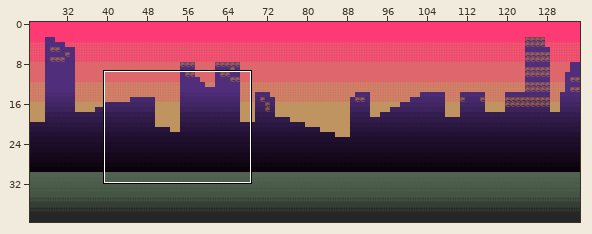
One commit to this Tiled map: android/assets/bg1.tmx. Above, an overview of the earlier version with the close-up marked.
Close-up. Before:
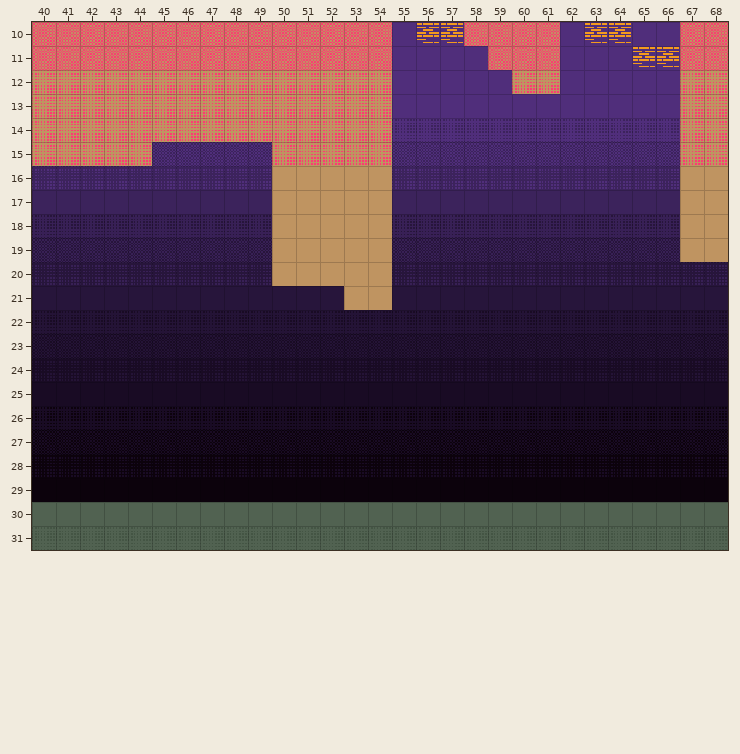
Cells are 16x16 px. Shown: x 40..68, y 10..31. The commit also changed other parts of the map, which this record leaves out.
After the commit:
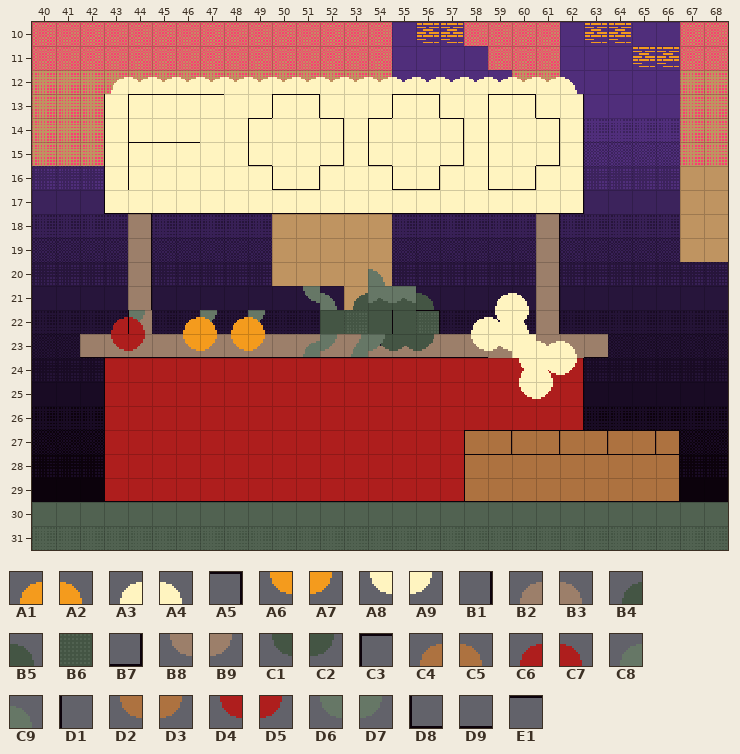
Key: from "background_placeholder": A1 4, A2 5, A3 6, A4 7, A5 17, A6 18, A7 19, A8 20, A9 21, B1 31, B2 34, B3 35, B4 38, B5 39, B6 44, B7 45, B8 48, B9 49, C1 52, C2 53, C3 59, C4 60, C5 61, C6 62, C7 63, C8 66, C9 67, D1 73, D2 74, D3 75, D4 76, D5 77, D6 80, D7 81, D8 87, D9 101, E1 115.
__ is an empty cell.
Tiles of an added or newly shown layer are drawn over the layers below it.
From old to new:
Changed rows in their new state; .. is an unchanged cell.
Layer "wall1" (added):
first column x 42:
12 .. .. A4 A4 A4 A4 A4 A4 A4 A4 A4 A4 A4 A4 A4 A4 A4 A4 A4 A4 A4 .. .. .. ..
13 .. A4 A4 A4 A4 A4 A4 A4 A4 A4 A4 A4 A4 A4 A4 A4 A4 A4 A4 A4 A4 .. .. .. ..
14 .. A4 A4 A4 A4 A4 A4 A4 A4 A4 A4 A4 A4 A4 A4 A4 A4 A4 A4 A4 A4 .. .. .. ..
15 .. A4 A4 A4 A4 A4 A4 A4 A4 A4 A4 A4 A4 A4 A4 A4 A4 A4 A4 A4 A4 .. .. .. ..
16 .. A4 A4 A4 A4 A4 A4 A4 A4 A4 A4 A4 A4 A4 A4 A4 A4 A4 A4 A4 A4 .. .. .. ..
17 .. A4 A4 A4 A4 A4 A4 A4 A4 A4 A4 A4 A4 A4 A4 A4 A4 A4 A4 A4 A4 .. .. .. ..
18 .. .. B3 .. .. .. .. .. .. .. .. .. .. .. .. .. .. .. .. B3 .. .. .. .. ..
19 .. .. B3 .. .. .. .. .. .. .. .. .. .. .. .. .. .. .. .. B3 .. .. .. .. ..
20 .. .. B3 .. .. .. .. .. .. .. .. .. C9 .. .. .. .. .. .. B3 .. .. .. .. ..
21 .. .. B3 .. .. .. .. .. .. .. .. .. B5 B5 B5 .. .. .. .. B3 .. .. .. .. ..
22 .. .. B3 .. .. .. .. .. .. .. B5 .. B5 B5 .. .. .. A4 .. B3 .. .. .. .. ..
23 B3 B3 B3 B3 B3 B3 B3 B3 B3 B3 B3 B3 B3 B3 B3 B3 B3 B3 A4 B3 B3 B3 .. .. ..
24 .. C7 C7 C7 C7 C7 C7 C7 C7 C7 C7 C7 C7 C7 C7 C7 C7 C7 C7 A4 C7 .. .. .. ..
25 .. C7 C7 C7 C7 C7 C7 C7 C7 C7 C7 C7 C7 C7 C7 C7 C7 C7 C7 C7 C7 .. .. .. ..
26 .. C7 C7 C7 C7 C7 C7 C7 C7 C7 C7 C7 C7 C7 C7 C7 C7 C7 C7 C7 C7 .. .. .. ..
27 .. C7 C7 C7 C7 C7 C7 C7 C7 C7 C7 C7 C7 C7 C7 C7 C5 C5 C5 C5 C5 C5 C5 C5 C5
28 .. C7 C7 C7 C7 C7 C7 C7 C7 C7 C7 C7 C7 C7 C7 C7 C5 C5 C5 C5 C5 C5 C5 C5 C5
29 .. C7 C7 C7 C7 C7 C7 C7 C7 C7 C7 C7 C7 C7 C7 C7 C5 C5 C5 C5 C5 C5 C5 C5 C5
Layer "wall2" (added):
first column x 42:
12 .. A3 A3 A3 A3 A3 A3 A3 A3 A3 A3 A3 A3 A3 A3 A3 A3 A3 A3 A3 .. .. .. .. ..
13 .. A3 A3 A3 A3 A3 A3 A3 A3 A3 A3 A3 A3 A3 A3 A3 A3 A3 A3 A3 A3 .. .. .. ..
14 .. A3 A3 A3 A3 A3 A3 A3 A3 A3 A3 A3 A3 A3 A3 A3 A3 A3 A3 A3 A3 .. .. .. ..
15 .. A3 A3 A3 A3 A3 A3 A3 A3 A3 A3 A3 A3 A3 A3 A3 A3 A3 A3 A3 A3 .. .. .. ..
16 .. A3 A3 A3 A3 A3 A3 A3 A3 A3 A3 A3 A3 A3 A3 A3 A3 A3 A3 A3 A3 .. .. .. ..
17 .. A3 A3 A3 A3 A3 A3 A3 A3 A3 A3 A3 A3 A3 A3 A3 A3 A3 A3 A3 A3 .. .. .. ..
18 .. .. B2 .. .. .. .. .. .. .. .. .. .. .. .. .. .. .. .. B2 .. .. .. .. ..
19 .. .. B2 .. .. .. .. .. .. .. .. .. .. .. .. .. .. .. .. B2 .. .. .. .. ..
20 .. .. B2 .. .. .. .. .. .. .. .. .. .. .. .. .. .. .. .. B2 .. .. .. .. ..
21 .. .. B2 .. .. .. .. .. .. .. .. B4 B4 B4 .. .. .. .. .. B2 .. .. .. .. ..
22 .. .. B2 .. .. .. .. .. .. .. B4 .. B4 B4 .. .. .. A3 .. B2 .. .. .. .. ..
23 B2 B2 B2 B2 B2 B2 B2 B2 B2 B2 B2 C8 B2 B2 B2 B2 B2 B2 A3 B2 B2 B2 .. .. ..
24 .. C6 C6 C6 C6 C6 C6 C6 C6 C6 C6 C6 C6 C6 C6 C6 C6 C6 C6 C6 C6 .. .. .. ..
25 .. C6 C6 C6 C6 C6 C6 C6 C6 C6 C6 C6 C6 C6 C6 C6 C6 C6 C6 C6 C6 .. .. .. ..
26 .. C6 C6 C6 C6 C6 C6 C6 C6 C6 C6 C6 C6 C6 C6 C6 C6 C6 C6 C6 C6 .. .. .. ..
27 .. C6 C6 C6 C6 C6 C6 C6 C6 C6 C6 C6 C6 C6 C6 C6 C4 C4 C4 C4 C4 C4 C4 C4 C4
28 .. C6 C6 C6 C6 C6 C6 C6 C6 C6 C6 C6 C6 C6 C6 C6 C4 C4 C4 C4 C4 C4 C4 C4 C4
29 .. C6 C6 C6 C6 C6 C6 C6 C6 C6 C6 C6 C6 C6 C6 C6 C4 C4 C4 C4 C4 C4 C4 C4 C4
Layer "wall3" (added):
first column x 42:
13 .. A8 A8 A8 A8 A8 A8 A8 A8 A8 A8 A8 A8 A8 A8 A8 A8 A8 A8 A8 A8 .. .. .. ..
14 .. A8 A8 A8 A8 A8 A8 A8 A8 A8 A8 A8 A8 A8 A8 A8 A8 A8 A8 A8 A8 .. .. .. ..
15 .. A8 A8 A8 A8 A8 A8 A8 A8 A8 A8 A8 A8 A8 A8 A8 A8 A8 A8 A8 A8 .. .. .. ..
16 .. A8 A8 A8 A8 A8 A8 A8 A8 A8 A8 A8 A8 A8 A8 A8 A8 A8 A8 A8 A8 .. .. .. ..
17 .. A8 A8 A8 A8 A8 A8 A8 A8 A8 A8 A8 A8 A8 A8 A8 A8 A8 A8 A8 A8 .. .. .. ..
18 .. .. B8 .. .. .. .. .. .. .. .. .. .. .. .. .. .. .. .. B8 .. .. .. .. ..
19 .. .. B8 .. .. .. .. .. .. .. .. .. .. .. .. .. .. .. .. B8 .. .. .. .. ..
20 .. .. B8 .. .. .. .. .. .. .. .. .. .. .. .. .. .. .. .. B8 .. .. .. .. ..
21 .. .. B8 .. .. .. .. .. .. .. .. .. .. .. .. .. .. .. .. B8 .. .. .. .. ..
22 .. .. B8 .. .. .. .. .. .. .. C1 .. C1 C1 .. .. .. A8 .. B8 .. .. .. .. ..
23 B8 B8 B8 B8 B8 B8 B8 B8 B8 B8 B8 D6 C1 C1 B8 B8 B8 B8 A8 B8 B8 B8 .. .. ..
24 .. D4 D4 D4 D4 D4 D4 D4 D4 D4 D4 D4 D4 D4 D4 D4 D4 D4 D4 A8 D4 .. .. .. ..
25 .. D4 D4 D4 D4 D4 D4 D4 D4 D4 D4 D4 D4 D4 D4 D4 D4 D4 D4 D4 D4 .. .. .. ..
26 .. D4 D4 D4 D4 D4 D4 D4 D4 D4 D4 D4 D4 D4 D4 D4 D4 D4 D4 D4 D4 .. .. .. ..
27 .. D4 D4 D4 D4 D4 D4 D4 D4 D4 D4 D4 D4 D4 D4 D4 D2 D2 D2 D2 D2 D2 D2 D2 D2
28 .. D4 D4 D4 D4 D4 D4 D4 D4 D4 D4 D4 D4 D4 D4 D4 D2 D2 D2 D2 D2 D2 D2 D2 D2
29 .. D4 D4 D4 D4 D4 D4 D4 D4 D4 D4 D4 D4 D4 D4 D4 D2 D2 D2 D2 D2 D2 D2 D2 D2
Layer "wall4" (added):
first column x 42:
13 .. A9 A9 A9 A9 A9 A9 A9 A9 A9 A9 A9 A9 A9 A9 A9 A9 A9 A9 A9 A9 .. .. .. ..
14 .. A9 A9 A9 A9 A9 A9 A9 A9 A9 A9 A9 A9 A9 A9 A9 A9 A9 A9 A9 A9 .. .. .. ..
15 .. A9 A9 A9 A9 A9 A9 A9 A9 A9 A9 A9 A9 A9 A9 A9 A9 A9 A9 A9 A9 .. .. .. ..
16 .. A9 A9 A9 A9 A9 A9 A9 A9 A9 A9 A9 A9 A9 A9 A9 A9 A9 A9 A9 A9 .. .. .. ..
17 .. A9 A9 A9 A9 A9 A9 A9 A9 A9 A9 A9 A9 A9 A9 A9 A9 A9 A9 A9 A9 .. .. .. ..
18 .. .. B9 .. .. .. .. .. .. .. .. .. .. .. .. .. .. .. .. B9 .. .. .. .. ..
19 .. .. B9 .. .. .. .. .. .. .. .. .. .. .. .. .. .. .. .. B9 .. .. .. .. ..
20 .. .. B9 .. .. .. .. .. .. .. .. .. .. .. .. .. .. .. .. B9 .. .. .. .. ..
21 .. .. B9 .. .. .. .. .. .. .. .. .. D7 D7 .. .. .. .. .. B9 .. .. .. .. ..
22 .. .. D7 .. .. D7 .. D7 .. .. C2 .. C2 C2 .. .. .. A8 .. B9 .. .. .. .. ..
23 B9 B9 B9 B9 B9 B9 B9 B9 B9 B9 B9 B9 D7 C2 C2 B9 B9 B9 A9 B9 B9 B9 .. .. ..
24 .. D5 D5 D5 D5 D5 D5 D5 D5 D5 D5 D5 D5 D5 D5 D5 D5 D5 D5 A9 D5 .. .. .. ..
25 .. D5 D5 D5 D5 D5 D5 D5 D5 D5 D5 D5 D5 D5 D5 D5 D5 D5 D5 D5 D5 .. .. .. ..
26 .. D5 D5 D5 D5 D5 D5 D5 D5 D5 D5 D5 D5 D5 D5 D5 D5 D5 D5 D5 D5 .. .. .. ..
27 .. D5 D5 D5 D5 D5 D5 D5 D5 D5 D5 D5 D5 D5 D5 D5 D3 D3 D3 D3 D3 D3 D3 D3 D3
28 .. D5 D5 D5 D5 D5 D5 D5 D5 D5 D5 D5 D5 D5 D5 D5 D3 D3 D3 D3 D3 D3 D3 D3 D3
29 .. D5 D5 D5 D5 D5 D5 D5 D5 D5 D5 D5 D5 D5 D5 D5 D3 D3 D3 D3 D3 D3 D3 D3 D3
Layer "props" (added):
first column x 43:
21 .. .. .. .. .. .. .. .. D6 C9 .. D6 D6 .. .. .. A3 A4 .. ..
22 C6 C7 .. A1 A2 A1 A2 .. .. .. B6 .. D1 B6 .. A3 .. A9 .. ..
23 D4 D5 .. A6 A7 A6 A7 .. C8 D7 .. .. .. .. .. A8 A9 .. A3 A4
24 .. .. .. .. .. .. .. .. .. .. .. .. .. .. .. .. .. A3 .. A9
25 .. .. .. .. .. .. .. .. .. .. .. .. .. .. .. .. .. A8 A9 ..
Layer "outline" (added):
first column x 42:
13 .. D1 C3 E1 E1 E1 .. .. C3 A5 .. .. .. C3 A5 .. .. C3 A5 .. B1 .. .. .. ..
14 .. D1 D1 .. .. .. .. C3 .. .. A5 .. C3 .. .. A5 .. D1 .. A5 B1 .. .. .. ..
15 .. D1 C3 E1 E1 .. .. D8 .. .. B7 .. D8 .. .. B7 .. D1 .. B7 B1 .. .. .. ..
16 .. D1 D1 .. .. .. .. .. D8 B7 .. .. .. D8 B7 .. .. D8 B7 .. B1 .. .. .. ..
17 .. D8 D9 D9 D9 D9 D9 D9 D9 D9 D9 D9 D9 D9 D9 D9 D9 D9 D9 D9 B7 .. .. .. ..
18 .. .. B1 .. .. .. .. .. .. .. .. .. .. .. .. .. .. .. .. B1 .. .. .. .. ..
19 .. .. B1 .. .. .. .. .. .. .. .. .. .. .. .. .. .. .. .. B1 .. .. .. .. ..
20 .. .. B1 .. .. .. .. .. .. .. .. .. .. .. .. .. .. .. .. B1 .. .. .. .. ..
21 .. .. B1 .. .. .. .. .. .. .. .. .. .. .. .. .. .. .. .. B1 .. .. .. .. ..
22 .. .. D1 .. .. .. .. .. .. .. .. .. .. .. A5 .. .. .. A4 B1 .. .. .. .. ..
23 D9 D9 D9 D9 D9 D9 D9 D9 D9 D9 D9 D9 D9 D9 D9 D9 D9 A8 .. A4 .. D9 .. .. ..
24 .. D1 .. .. .. .. .. .. .. .. .. .. .. .. .. .. .. .. A8 A4 B1 .. .. .. ..
25 .. D1 .. .. .. .. .. .. .. .. .. .. .. .. .. .. .. .. .. .. B1 .. .. .. ..
26 .. D1 .. .. .. .. .. .. .. .. .. .. .. .. .. .. .. .. .. .. B1 .. .. .. ..
27 .. D1 .. .. .. .. .. .. .. .. .. .. .. .. .. .. C3 A5 E1 A5 E1 A5 E1 A5 A5
28 .. D1 .. .. .. .. .. .. .. .. .. .. .. .. .. .. C3 E1 E1 E1 E1 E1 E1 E1 A5
29 .. D8 D9 D9 D9 D9 D9 D9 D9 D9 D9 D9 D9 D9 D9 D9 D8 D9 D9 D9 D9 D9 D9 D9 B7
Where, in picture pixels (left, top, right, bottom), the same in both close-ups:
added: (80, 77, 680, 501)
